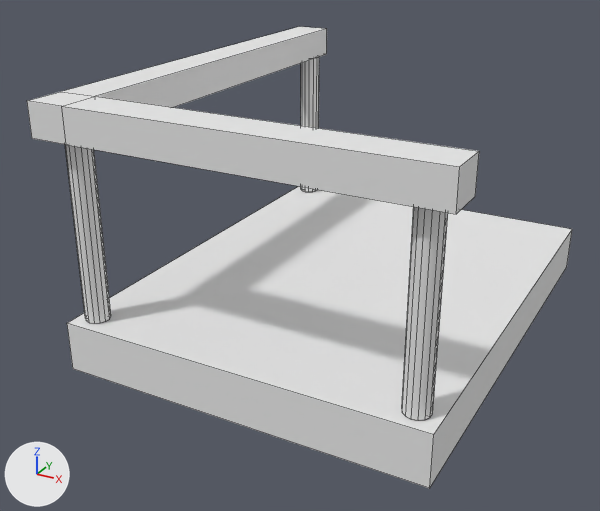
Two versions of the OBJ model level design/level design/Assets/models/BayMesh/catwalkBend.obj, one commit apart.
The view is the same before and after, from a camera (50 mm lens) standing at (0.952, -7.104, 3.594) and looking at (-0.088, -5.214, 2.649). The lights are fixed; the arrows at lower left show +X, +Y and +Z. Mesh edges are drawn as thin lines. Where no turn or scale is listed for an object, it has been applied to the vertices.

Objects in the first picture: 'catwalkBend'.
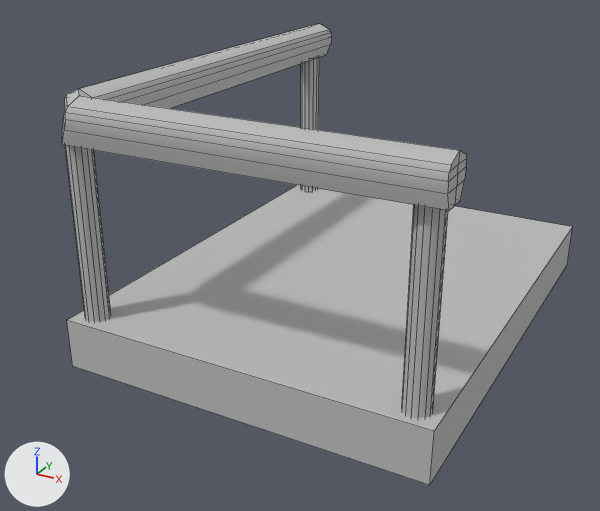
Pixel boxes (x1, y1, x2, y2) of what changed, in the pictures (600 x 511 px; the box of a moved part takes in the faces that stretch with it):
'catwalkBend', recoloured, reshaped (6% narrower)
    before: (27, 27, 572, 488)
    after: (62, 24, 572, 485)
part 1 of me_catwalkbend, moved or reshaped
    before: (67, 186, 572, 488)
    after: (67, 185, 572, 485)
part 2 of me_catwalkbend, rebuilt (10% narrower)
    before: (27, 27, 479, 214)
    after: (62, 24, 467, 211)

The change in detail:
Material 'initialShadingGroup' (mat_initialshadinggroup) changes colour from white #e7e7e7 to grey #bcbcbc; in linear values from (0.8, 0.8, 0.8) to (0.5, 0.5, 0.5).
me_catwalkbend is used by ob_catwalkbend; location (0.0, 0.0, 0.0).
me_catwalkbend had 114 vertices, 146 faces and spanned x -0.515..0.523, y -5.742..-4.436, z 2.434..3.15.
me_catwalkbend now has 152 vertices, 184 faces and spans x -0.504..0.509, y -5.745..-4.432, z 2.443..3.165.
me_catwalkbend part 1: the loose piece of 8 vertices spanning x -0.491..0.509, y -5.729..-4.436, z 2.434..2.571 is moved by (0.0, 0.0, 0.008).
me_catwalkbend part 2: the loose piece of 16 vertices spanning x -0.515..0.523, y -5.742..-4.436, z 3.061..3.15 is rebuilt with 54 vertices and now spans x -0.504..0.504, y -5.745..-4.432, z 3.059..3.165.
